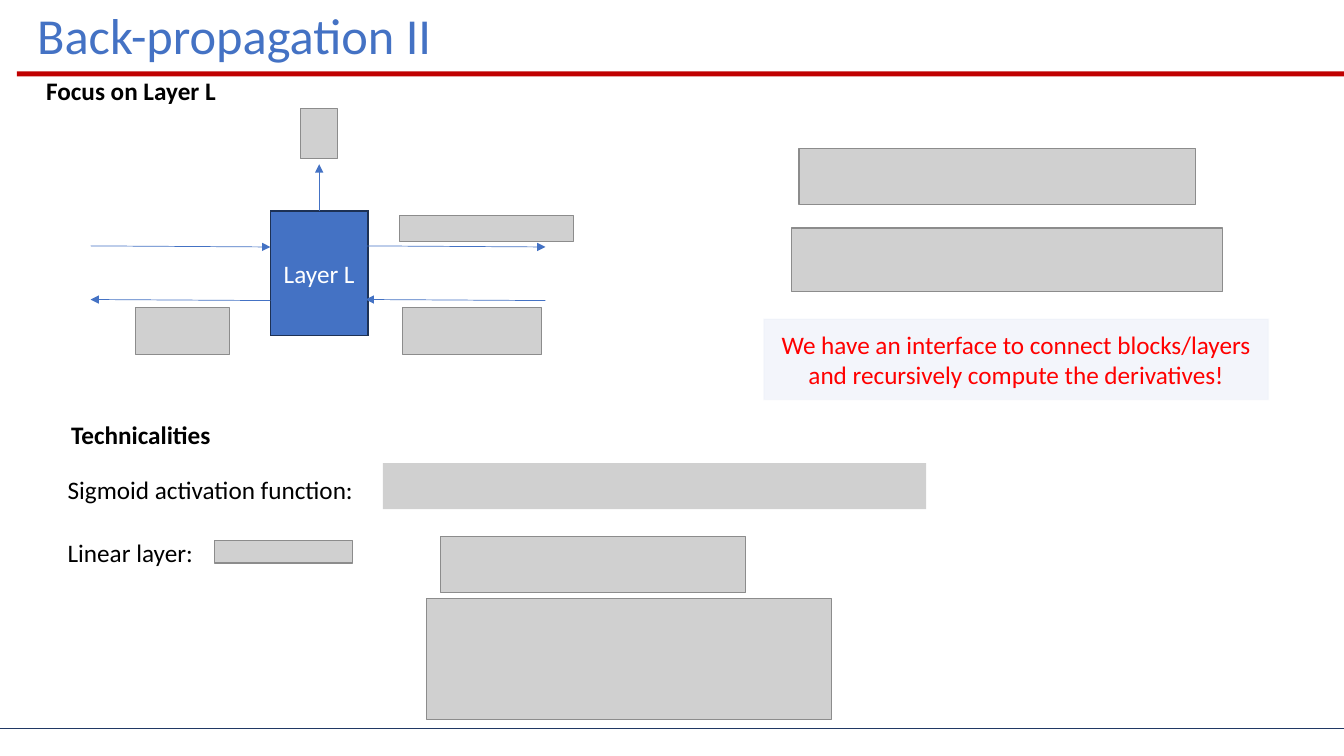
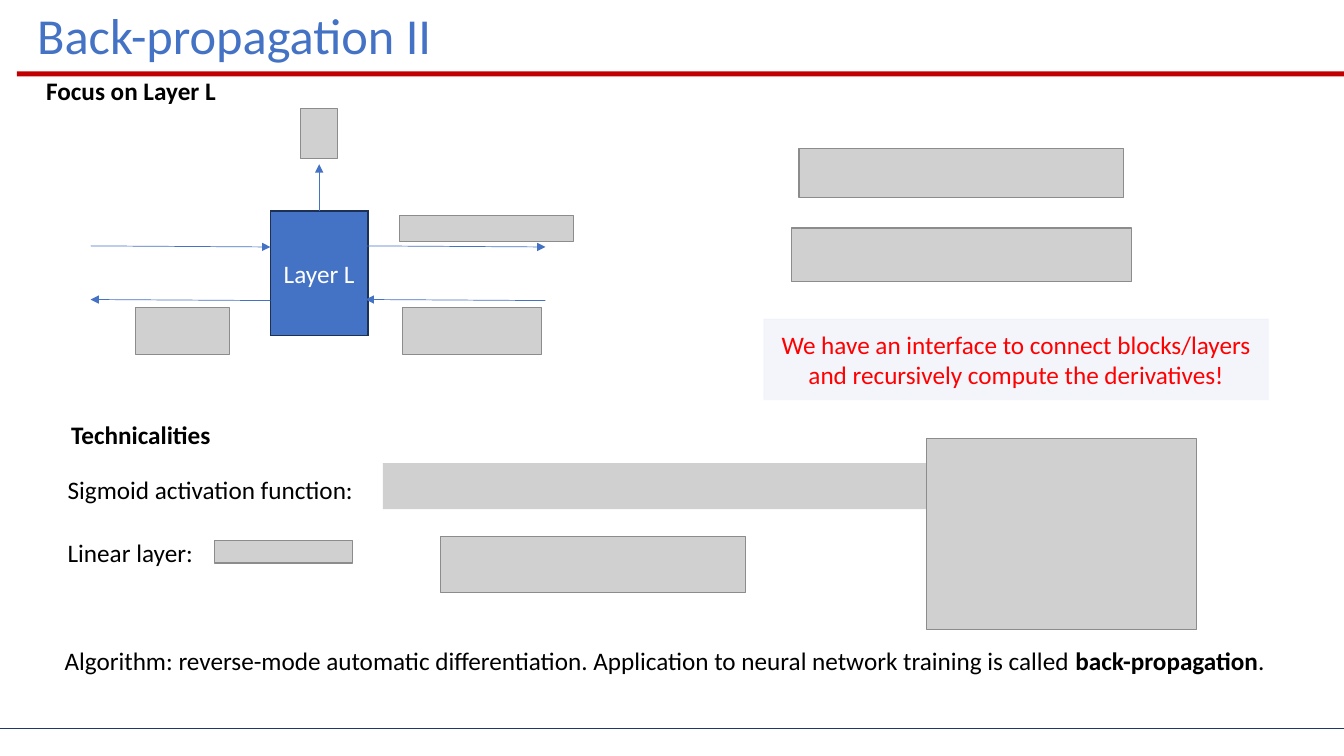
Before and after one commit to PatrykBBB/dl-sysid-eeci2025, a slide deck: slide 16 of lessons/02_deep_learning/deep_learning.pptx. Drawn at 1344x756 pixels with LibreOffice and Linux fonts; fonts in the diff are those of the drawing; grey boxes stand for pictures; background and template pictures are left out. Boxes give left, top, right and bottom in pixels: in the first picture for what was removed or moved away, otherwise in the second. Text is boxed around its words. In the diff, an @@ line names an element or a change of style, - is before the commit and + after.

```diff
--- a/lessons/02_deep_learning/deep_learning.pptx
+++ b/lessons/02_deep_learning/deep_learning.pptx
@@ picture: place and size @@
-picture at (800,149,1197,206)
+picture at (800,149,1124,199)
@@ picture: place and size @@
-picture at (791,228,1223,291)
+picture at (791,228,1132,281)
@@ picture added at (927,439,1197,629) @@
@@ picture removed at (426,599,832,720) @@
@@ text added at (65,652,1264,675), 18 pt, text #000000 @@
+Algorithm: reverse-mode automatic differentiation. Application to neural network training is called back-propagation.
```
Also in this commit, not shown: 4 other slides changed, 2 other files.
